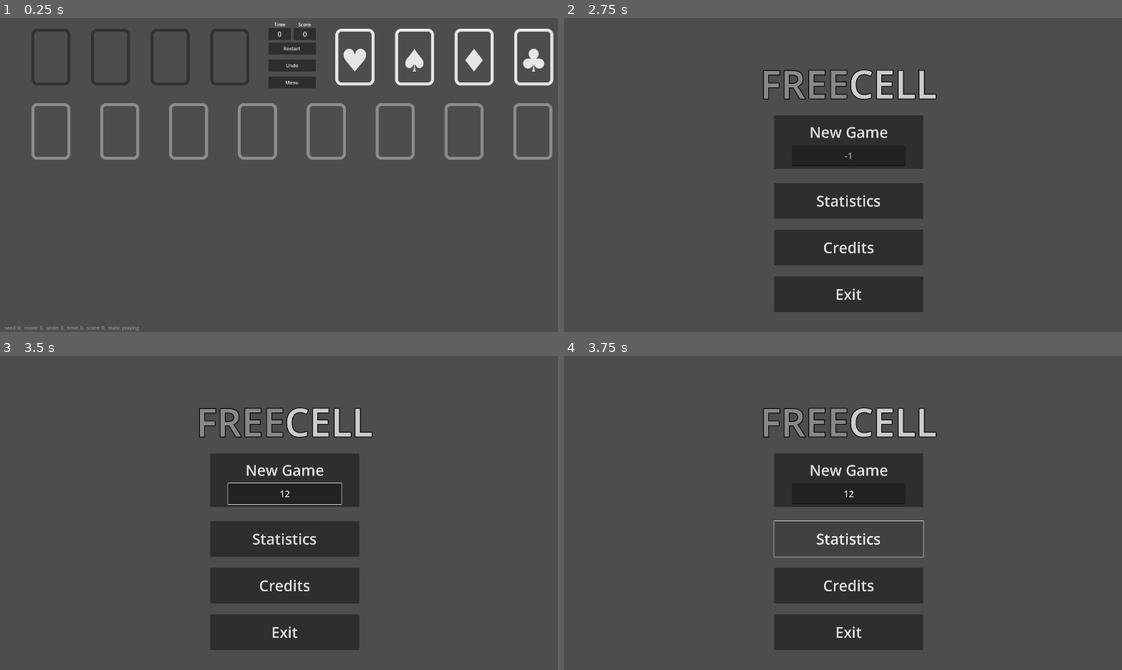
Above: before the commit, frames 1-4 (two rows, left to right).
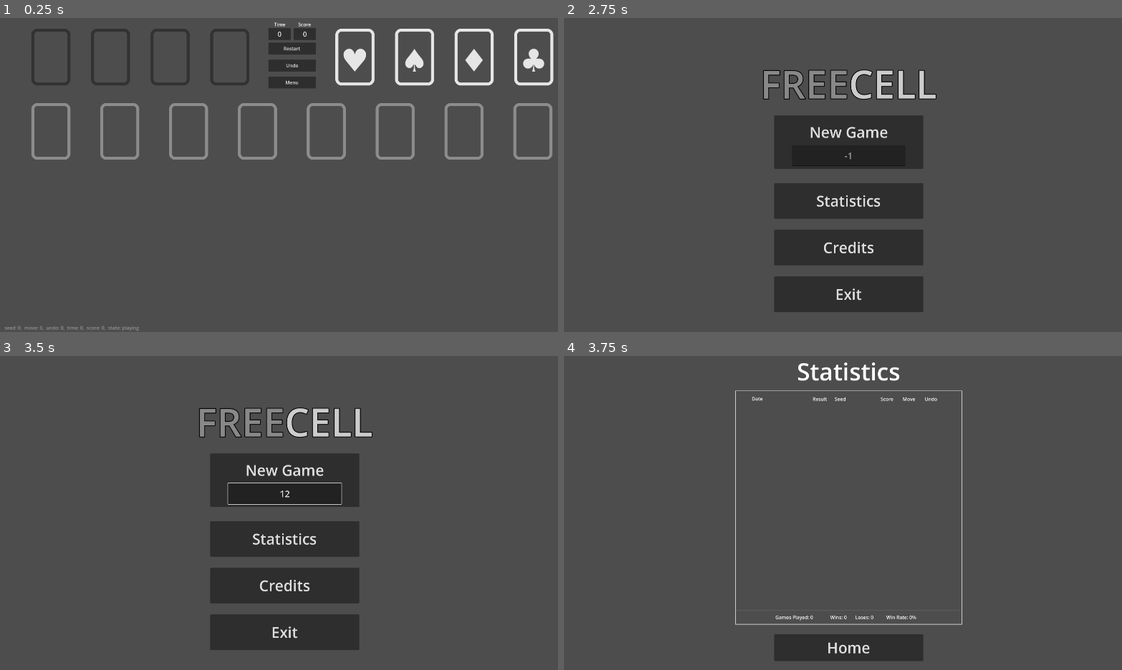
Above: after the commit, the same moments.

Repository: emabrey/card-framework
Game: Godot game, scene res://freecell/scenes/main_game/freecell_game.tscn
Two runs of this game, one before a commit and one after it. Both use one fixed random seed, a clock stepped at 60 frames per second and the inputs below.
Inputs (mouse positions are in pixels of both pictures, inside the frame that each line leads up to):
- Up to frame 1 (0.25 s): no input
- Up to frame 2 (2.75 s): click "0" at 0.5 s; click "Undo" at 1.25 s; click "Menu" at 2 s
- Up to frame 3 (3.5 s): click (284, 494) at 2.77 s; type "12" at 2.85 s
- Up to frame 4 (3.75 s): click "Statistics" at 3.5 s

Frames 1-3 are identical in both runs. In frame 4, 13% of the frame differs, in the area x 30-72%, y 2-98%.

Commit message:
feat: enhance record management and add statistics display

Diff:
--- a/freecell/scenes/local_db/record_manager.gd
+++ b/freecell/scenes/local_db/record_manager.gd
@@ -3,12 +3,12 @@
 const RECORDS_PATH = "user://record_table.json"
 const CURRENT_GAME_INFO_PATH = "user://current_game_info.json"
 var record_table: Dictionary = {}
+var next_id := 0
 var running_game: Dictionary = {}
 
 func _ready():
 	load_table()
 	check_running_game_info()
-	print("table: %s" % JSON.stringify(record_table, "  "))
 
 
 func load_table():
@@ -34,9 +34,16 @@
 
 
 func make_record(game_seed: int, move_count: int, undo_count: int, game_time: int, score: int, game_state: FreecellGame.GameState):
-	var record_id = generate_unique_id()
-	while record_table.has(record_id):
-		record_id = generate_unique_id()
+	var record_id = ""
+	while true:
+		var candidate_id = "%016d" % next_id
+
+		if not record_table.has(candidate_id):
+			record_id = candidate_id
+			next_id += 1
+			break
+		else:
+			next_id += 1
 
 	var record = {
 		"game_date": Time.get_datetime_dict_from_system(),
@@ -48,19 +55,11 @@
 		"game_state": game_state
 	}
 
-	print("save_record[%s]: %s" % [record_id, JSON.stringify(record_table, "  ")])
+	print("save_record[%s]: %s" % [record_id, JSON.stringify(record, "  ")])
 
 	record_table[record_id] = record
 	save_table()
 	remove_running_game_info()
-
-
-func generate_unique_id() -> String:
-	var id = ""
-	var hex = "0123456789abcdef"
-	for i in range(10):
-		id += hex[randi() % 16]
-	return id
 
 
 func get_record(record_id: String) -> Dictionary:
@@ -86,7 +85,7 @@
 
 
 func save_running_game_info(game_seed: int, move_count: int, undo_count: int, game_time: int, score: int, game_state: FreecellGame.GameState):
-	if game_state == FreecellGame.GameState.LOSE:
+	if game_state != FreecellGame.GameState.PLAYING:
 		return
 
 	var game_info = {
--- a/freecell/scenes/menu/menu.gd
+++ b/freecell/scenes/menu/menu.gd
@@ -2,6 +2,7 @@
 
 
 var game_scene = preload("res://freecell/scenes/main_game/freecell_game.tscn")
+var statistics_scene = preload("res://freecell/scenes/menu/statistics.tscn")
 @onready var seed_node = $NewGame/Seed
 @onready var seed_warning = $SeedWarning
 
@@ -51,7 +52,9 @@
 
 
 func _go_to_statistics():
-	pass
+	var statistics_instance = statistics_scene.instantiate()
+	get_tree().root.add_child(statistics_instance)
+	get_node("/root/Menu").queue_free()
 
 
 func _go_to_credits():
--- /dev/null
+++ b/freecell/scenes/menu/record.tscn
@@ -0,0 +1,48 @@
+[gd_scene format=3 uid="uid://bbvauwyj8ycxu"]
+
+[node name="Record" type="HBoxContainer"]
+anchors_preset = 15
+anchor_right = 1.0
+anchor_bottom = 1.0
+offset_right = -1192.0
+offset_bottom = -1040.0
+grow_horizontal = 2
+grow_vertical = 2
+
+[node name="MarginContainer" type="MarginContainer" parent="."]
+custom_minimum_size = Vector2(50, 0)
+layout_mode = 2
+
+[node name="Date" type="Label" parent="."]
+custom_minimum_size = Vector2(200, 25)
+layout_mode = 2
+text = "Date"
+
+[node name="Result" type="Label" parent="."]
+custom_minimum_size = Vector2(70, 0)
+layout_mode = 2
+text = "Result"
+
+[node name="Seed" type="Label" parent="."]
+custom_minimum_size = Vector2(150, 0)
+layout_mode = 2
+text = "Seed"
+
+[node name="Score" type="Label" parent="."]
+custom_minimum_size = Vector2(70, 0)
+layout_mode = 2
+text = "Score"
+
+[node name="Move" type="Label" parent="."]
+custom_minimum_size = Vector2(70, 0)
+layout_mode = 2
+text = "Move"
+
+[node name="Undo" type="Label" parent="."]
+custom_minimum_size = Vector2(70, 0)
+layout_mode = 2
+text = "Undo"
+
+[node name="MarginContainer2" type="MarginContainer" parent="."]
+custom_minimum_size = Vector2(50, 0)
+layout_mode = 2
--- /dev/null
+++ b/freecell/scenes/menu/statistics.gd
@@ -0,0 +1,91 @@
+class_name Statistics
+extends Control
+
+
+var record_table = RecordManager.get_all_records()
+var menu_scene = load("res://freecell/scenes/menu/menu.tscn")
+var record_node = preload("res://freecell/scenes/menu/record.tscn")
+
+
+@onready var records_node = $Panel/VBox/Records/VBoxContainer
+@onready var summary_node = $Panel/VBox/Summary
+
+
+func _ready() -> void:
+	_set_summary()
+	_set_records()
+	_set_ui()
+
+func _set_ui():
+	var button_menu = $ButtonMenu
+	button_menu.connect("pressed", _go_to_menu)
+
+
+func _set_records():
+	var keys = record_table.keys()
+	for i in range(keys.size() - 1, -1, -1):
+		var record_id = keys[i]
+		var record = record_table[record_id]
+		_make_record(record)
+
+
+func _make_record(record: Dictionary):
+	var date_info = record["game_date"]
+	var year = date_info["year"]
+	var month = date_info["month"]
+	var day = date_info["day"]
+	var h = date_info["hour"]
+	var mi = date_info["minute"]
+	var s = date_info["second"]
+	var date = "%04d-%02d-%02d %02d:%02d:%02d" % [year, month, day, h, mi, s]
+	var result = ""
+	if record["game_state"] == FreecellGame.GameState.WIN:
+		result = "Win"
+	elif record["game_state"] == FreecellGame.GameState.LOSE:
+		result = "Lose"
+	var game_seed = str(record["game_seed"])
+	var score = str(record["score"])
+	var move = str(record["move_count"])
+	var undo = str(record["undo_count"])
+
+	var record_instance = record_node.instantiate()
+	record_instance.get_node("Date").text = date
+	record_instance.get_node("Result").text = result
+	record_instance.get_node("Seed").text = game_seed
+	record_instance.get_node("Score").text = score
+	record_instance.get_node("Move").text = move
+	record_instance.get_node("Undo").text = undo
+	records_node.add_child(record_instance)
+
+func _set_summary():
+	var game_count := 0
+	var win_count := 0
+	var lose_count := 0
+
+	for record_id in record_table.keys():
+		var record = record_table[record_id]
+		game_count += 1
+		if record["game_state"] == FreecellGame.GameState.WIN:
+			win_count += 1
+		elif record["game_state"] == FreecellGame.GameState.LOSE:
+			lose_count += 1
+
+	var win_rate = 0
+	if game_count != 0:
+		win_rate = int(float(win_count) / float(game_count) * 100)
+
+	var game_played_node = summary_node.get_node("GamePlayed")
+	var wins_node = summary_node.get_node("Wins")
+	var loses_node = summary_node.get_node("Loses")
+	var win_rate_node = summary_node.get_node("WinRate")
+
+	game_played_node.text = "Games Played: %d" % game_count
+	wins_node.text = "Wins: %d" % win_count
+	loses_node.text = "Loses: %d" % lose_count
+	win_rate_node.text = "Win Rate: %d%%" % win_rate
+
+
+func _go_to_menu():
+	var menu_instance = menu_scene.instantiate()
+	get_tree().root.add_child(menu_instance)
+	get_node("/root/Statistics").queue_free()
--- /dev/null
+++ b/freecell/scenes/menu/statistics.tscn
@@ -0,0 +1,106 @@
+[gd_scene load_steps=4 format=3 uid="uid://c5uhjuvagwwp1"]
+
+[ext_resource type="Script" path="res://freecell/scenes/menu/statistics.gd" id="1_a8nae"]
+[ext_resource type="PackedScene" uid="uid://bbvauwyj8ycxu" path="res://freecell/scenes/menu/record.tscn" id="1_xpa6v"]
+
+[sub_resource type="StyleBoxFlat" id="StyleBoxFlat_vgkw0"]
+draw_center = false
+border_width_left = 2
+border_width_top = 2
+border_width_right = 2
+border_width_bottom = 2
+
+[node name="Statistics" type="Control"]
+layout_mode = 3
+anchors_preset = 15
+anchor_right = 1.0
+anchor_bottom = 1.0
+grow_horizontal = 2
+grow_vertical = 2
+script = ExtResource("1_a8nae")
+
+[node name="RichTextLabel" type="RichTextLabel" parent="."]
+layout_mode = 0
+offset_top = 20.0
+offset_right = 1920.0
+offset_bottom = 120.0
+theme_override_font_sizes/normal_font_size = 80
+bbcode_enabled = true
+text = "[center]Statistics[/center]"
+fit_content = true
+scroll_active = false
+
+[node name="Panel" type="PanelContainer" parent="."]
+layout_mode = 1
+anchors_preset = 8
+anchor_left = 0.5
+anchor_top = 0.5
+anchor_right = 0.5
+anchor_bottom = 0.5
+offset_left = -366.0
+offset_top = -400.0
+offset_right = 366.0
+offset_bottom = 387.0
+grow_horizontal = 2
+grow_vertical = 2
+theme_override_styles/panel = SubResource("StyleBoxFlat_vgkw0")
+
+[node name="VBox" type="VBoxContainer" parent="Panel"]
+layout_mode = 2
+
+[node name="MarginContainer" type="MarginContainer" parent="Panel/VBox"]
+custom_minimum_size = Vector2(0, 10)
+layout_mode = 2
+
+[node name="Record" parent="Panel/VBox" instance=ExtResource("1_xpa6v")]
+layout_mode = 2
+
+[node name="HSeparator" type="HSeparator" parent="Panel/VBox"]
+layout_mode = 2
+
+[node name="Records" type="ScrollContainer" parent="Panel/VBox"]
+custom_minimum_size = Vector2(728, 680)
+layout_mode = 2
+
+[node name="VBoxContainer" type="VBoxContainer" parent="Panel/VBox/Records"]
+layout_mode = 2
+
+[node name="HSeparator2" type="HSeparator" parent="Panel/VBox"]
+layout_mode = 2
+
+[node name="MarginContainer2" type="MarginContainer" parent="Panel/VBox"]
+custom_minimum_size = Vector2(0, 2)
+layout_mode = 2
+
+[node name="Summary" type="HBoxContainer" parent="Panel/VBox"]
+layout_mode = 2
+alignment = 1
+
+[node name="GamePlayed" type="Label" parent="Panel/VBox/Summary"]
+custom_minimum_size = Vector2(180, 0)
+layout_mode = 2
+text = "Games Played:"
+
+[node name="Wins" type="Label" parent="Panel/VBox/Summary"]
+custom_minimum_size = Vector2(80, 0)
+layout_mode = 2
+text = "Wins:"
+
+[node name="Loses" type="Label" parent="Panel/VBox/Summary"]
+custom_minimum_size = Vector2(100, 0)
+layout_mode = 2
+text = "Loses:"
+
+[node name="WinRate" type="Label" parent="Panel/VBox/Summary"]
+custom_minimum_size = Vector2(120, 0)
+layout_mode = 2
+text = "Win Rate:"
+
+[node name="ButtonMenu" type="Button" parent="."]
+layout_mode = 0
+offset_left = 710.0
+offset_top = 960.0
+offset_right = 1210.0
+offset_bottom = 1050.0
+theme_override_font_sizes/font_size = 50
+text = "Home"
